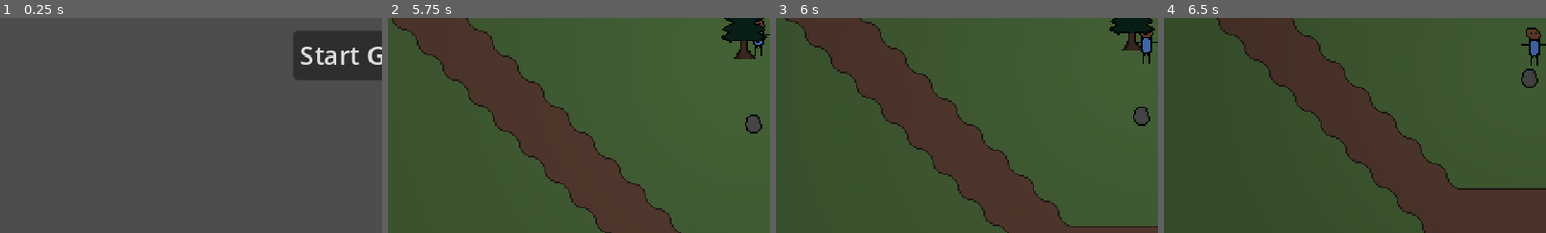
Above: before the commit, frames 1-4 (left to right).
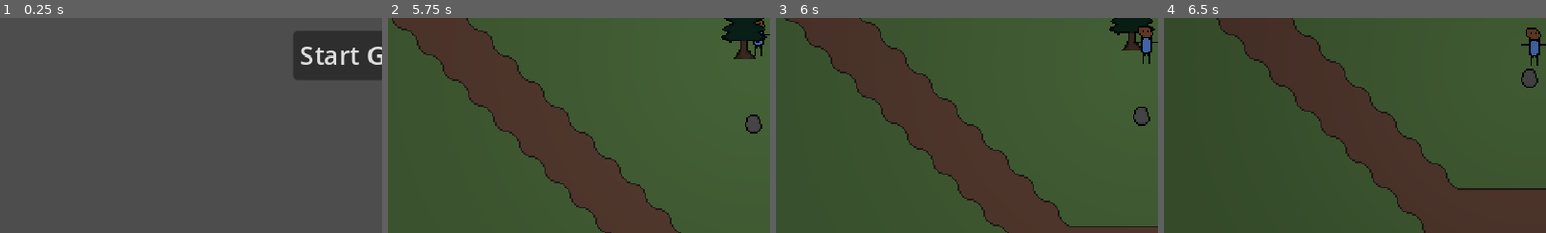
Above: after the commit, the same moments.

Repository: StormLight14/nightfall-mirror
Game: Godot game, scene res://menus/main/main_menu.tscn
The game is run twice, just before and just after one commit, with the same random seed, the same clock (stepped at 60 frames per second) and the same inputs.
Inputs:
- Up to frame 1 (0.25 s): no input
- Up to frame 2 (5.75 s): click "Start Game" at 0.5 s; tap Enter at 1.25 s; hold D (right) 1.28-2.03 s; tap N (turn_day) at 1.35, 2.3, 3.6, 5.1 s; tap M (turn_night) at 1.55, 2.1, 3.05, 4.35 s; hold S (down) 2.03-2.78 s; hold D (right) 2.78-3.53 s; hold R (rotate_sun) 2.78-3.53 s; hold W (up) 3.53-4.28 s; hold A (left) from 4.28 s (still down)
- Up to frame 3 (6 s): tap Space at 5.75 s; release A (left) at 5.78 s; hold S (down) from 5.78 s (still down); tap M (turn_night) at 5.85 s
- Up to frame 4 (6.5 s): keep holding S (down)
The pictures show only the part of the screen within x 2-52%, y 41-91%; the shares and areas given below are measured in that part.

Frames 1-2 are identical in both runs. In frame 3, 0.1% of the frame differs, in the area x 93-98%, y 3-16%; in frame 4, nothing differs.

Commit message:
give rock PickupArea Area2D

Diff:
--- a/project.godot
+++ b/project.godot
@@ -78,6 +78,7 @@
 2d_physics/layer_3="Player"
 2d_physics/layer_4="PlayerHurtbox"
 2d_physics/layer_5="PlayerHitbox"
+2d_physics/layer_6="PickupArea"
 
 [rendering]
 
--- a/scenes/main/island.gd
+++ b/scenes/main/island.gd
@@ -30,9 +30,13 @@
 
 func _on_animation_player_animation_finished(anim_name: StringName) -> void:
 	if anim_name == "turn_day":
-		%AnimationPlayer.play("turn_night")
+		%DaylightCycleTimer.start()
+		is_day = true
 	elif anim_name == "turn_night":
 		%DaylightCycleTimer.start()
 
 func _on_daylight_cycle_timer_timeout() -> void:
-	%AnimationPlayer.play("turn_day")
+	if is_day:
+		%AnimationPlayer.play("turn_night")
+	else:
+		%AnimationPlayer.play("turn_day")
--- a/scenes/main/island.tscn
+++ b/scenes/main/island.tscn
@@ -318,15 +318,11 @@
 [node name="Objects" type="Node2D" parent="."]
 y_sort_enabled = true
 
-[node name="Rocks" type="Node2D" parent="Objects"]
-
-[node name="Rock" parent="Objects/Rocks" instance=ExtResource("5_l7ouf")]
+[node name="Tree" parent="Objects" instance=ExtResource("5_f4vhq")]
+position = Vector2(46, -14)
+
+[node name="Rock" parent="Objects" instance=ExtResource("5_l7ouf")]
 position = Vector2(52, 27)
-
-[node name="Trees" type="Node2D" parent="Objects"]
-
-[node name="Tree" parent="Objects/Trees" instance=ExtResource("5_f4vhq")]
-position = Vector2(46, -14)
 
 [node name="Player" parent="Objects" instance=ExtResource("1_7ld21")]
 unique_name_in_owner = true
--- a/scenes/objects/rocks/rock.tscn
+++ b/scenes/objects/rocks/rock.tscn
@@ -1,9 +1,12 @@
-[gd_scene load_steps=3 format=3 uid="uid://bb0pwqikwri2c"]
+[gd_scene load_steps=4 format=3 uid="uid://bb0pwqikwri2c"]
 
 [ext_resource type="Texture2D" uid="uid://cxojem2yvbk3d" path="res://scenes/objects/rocks/rock1.png" id="1_wp5f4"]
 
 [sub_resource type="RectangleShape2D" id="RectangleShape2D_ineuc"]
 size = Vector2(11, 12)
+
+[sub_resource type="CircleShape2D" id="CircleShape2D_p05h5"]
+radius = 11.0
 
 [node name="Rock" type="StaticBody2D"]
 
@@ -11,5 +14,13 @@
 texture = ExtResource("1_wp5f4")
 
 [node name="CollisionShape2D" type="CollisionShape2D" parent="."]
+visible = false
 position = Vector2(-0.5, 0)
 shape = SubResource("RectangleShape2D_ineuc")
+
+[node name="PickupArea" type="Area2D" parent="."]
+collision_layer = 32
+collision_mask = 0
+
+[node name="CollisionShape2D" type="CollisionShape2D" parent="PickupArea"]
+shape = SubResource("CircleShape2D_p05h5")
--- /dev/null
+++ b/ui/hint.tscn
@@ -0,0 +1,15 @@
+[gd_scene format=3 uid="uid://dniyxkb2thj51"]
+
+[node name="Hint" type="Control"]
+layout_mode = 3
+anchors_preset = 15
+anchor_right = 1.0
+anchor_bottom = 1.0
+grow_horizontal = 2
+grow_vertical = 2
+
+[node name="Label" type="Label" parent="."]
+layout_mode = 0
+offset_right = 40.0
+offset_bottom = 23.0
+text = "Press BUTTON to pick up."
